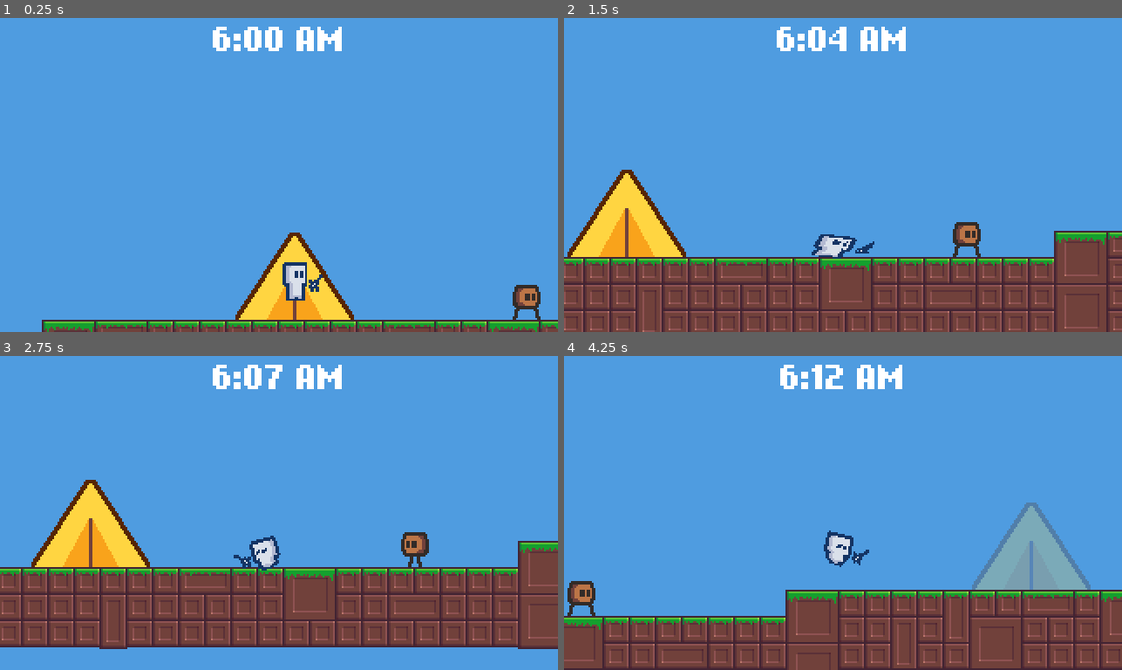
Above: before the commit, frames 1-4 (two rows, left to right).
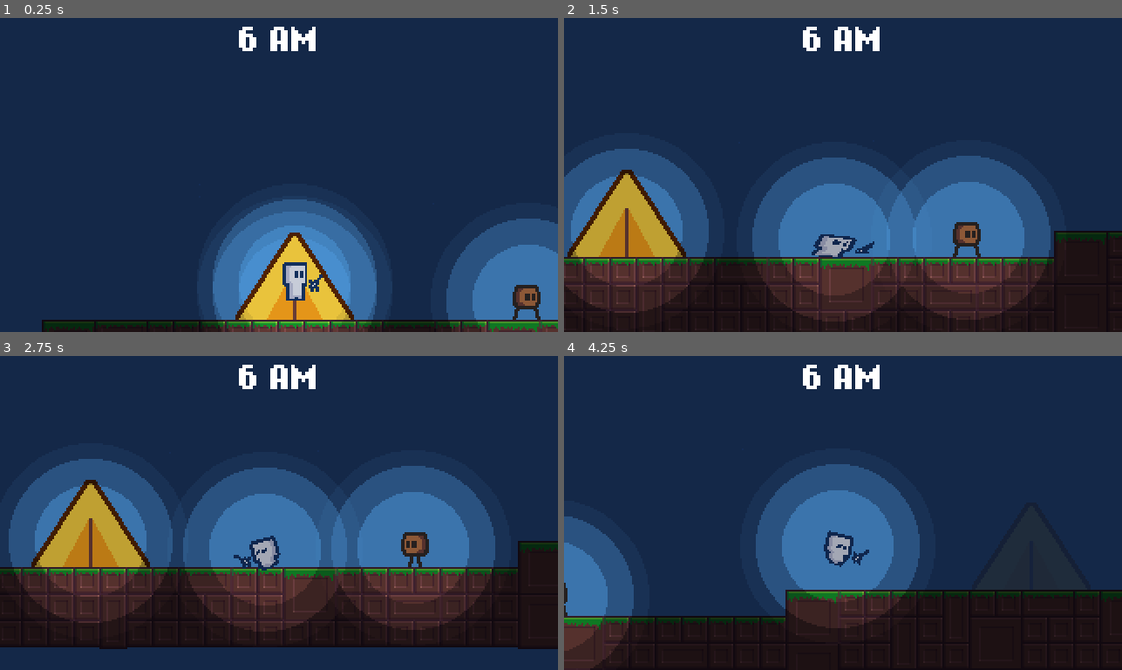
Above: after the commit, the same moments.

Repository: HelamanWarrior/Godot-Wild-Jam-24
Game: Godot game, scene res://Scenes/World.tscn
The game is run twice, just before and just after one commit, with the same random seed, the same clock (stepped at 60 frames per second) and the same inputs.
Inputs:
- Up to frame 1 (0.25 s): no input
- Up to frame 2 (1.5 s): hold D (right) from 0.53 s (still down); tap Shift (attack) at 0.6, 1.35 s; tap W (jump) at 0.77 s
- Up to frame 3 (2.75 s): tap W (jump) at 1.52 s; release D (right) at 2.03 s; hold A (left) from 2.03 s (still down); tap Shift (attack) at 2.1 s
- Up to frame 4 (4.25 s): release A (left) at 2.78 s; hold D (right) from 2.78 s (still down); tap Shift (attack) at 2.85, 3.6 s; tap W (jump) at 3.02, 3.77 s

The runs differ from the first frame. In frame 1, 94% of the frame differs, in the area x 0-100%, y 0-100%; in frame 2, 97%; in frame 3, 97%; in frame 4, 99%.
Error after the commit: Invalid operands 'Vector2' and 'float' in operator '<'. (res://Scripts/Enemy_spider.gd:32)

Commit message:
New Stuff

Diff:
--- a/Scenes/Enemy.tscn
+++ b/Scenes/Enemy.tscn
@@ -1,4 +1,7 @@
-[gd_scene load_steps=3 format=2]
+[gd_scene load_steps=5 format=2]
+
+[ext_resource path="res://Shaders/White_texture.tres" type="Material" id=1]
+[ext_resource path="res://Textures/Light.png" type="Texture" id=2]
 
 [sub_resource type="RectangleShape2D" id=1]
 extents = Vector2( 8, 10 )
@@ -13,10 +16,12 @@
 [node name="Sprite_pivot" type="Node2D" parent="."]
 
 [node name="Sprite" type="Sprite" parent="Sprite_pivot"]
+material = ExtResource( 1 )
 position = Vector2( 0, -11 )
 hframes = 8
 
 [node name="CollisionShape2D" type="CollisionShape2D" parent="."]
+visible = false
 position = Vector2( 0, -11 )
 shape = SubResource( 1 )
 
@@ -25,6 +30,7 @@
 ]]
 
 [node name="CollisionShape2D" type="CollisionShape2D" parent="Hitbox"]
+visible = false
 position = Vector2( 0, -11 )
 shape = SubResource( 2 )
 
@@ -38,6 +44,10 @@
 [node name="AnimationPlayer" type="AnimationPlayer" parent="."]
 
 [node name="Tween" type="Tween" parent="."]
+
+[node name="Light2D" type="Light2D" parent="."]
+texture = ExtResource( 2 )
+mode = 2
 [connection signal="area_entered" from="Hitbox" to="." method="_on_Hitbox_area_entered"]
 [connection signal="timeout" from="Knockback_recovery" to="." method="_on_Knockback_recovery_timeout"]
 [connection signal="timeout" from="Hit_flash_timer" to="." method="_on_Hit_flash_timer_timeout"]
--- a/Scenes/Enemy_spider.tscn
+++ b/Scenes/Enemy_spider.tscn
@@ -6,19 +6,32 @@
 [ext_resource path="res://Animations/Enemy_spider_idle.tres" type="Animation" id=4]
 [ext_resource path="res://Scripts/Enemy_spider.gd" type="Script" id=5]
 
+[sub_resource type="Shader" id=1]
+code = "shader_type canvas_item;
+
+uniform float whitening;
+
+void fragment() {
+    vec4 texture_color = texture(TEXTURE, UV);
+    COLOR = vec4(mix(texture_color.rgb, vec3(1,1,1), whitening), texture_color.a);
+}"
+
+[sub_resource type="ShaderMaterial" id=2]
+resource_local_to_scene = true
+shader = SubResource( 1 )
+shader_param/whitening = 0.0
+
 [node name="Enemy_spider" instance=ExtResource( 1 )]
-position = Vector2( 0, 1.52959e+06 )
 script = ExtResource( 5 )
 
 [node name="Sprite" parent="Sprite_pivot" index="0"]
+material = SubResource( 2 )
 texture = ExtResource( 2 )
 
 [node name="CollisionShape2D" parent="." index="1"]
-visible = false
 position = Vector2( -1, -11 )
 
 [node name="CollisionShape2D" parent="Hitbox" index="0"]
-visible = false
 position = Vector2( -1, -11 )
 
 [node name="AnimationPlayer" parent="." index="5"]
@@ -27,3 +40,6 @@
 
 [node name="End_location_point" type="Position2D" parent="." index="7"]
 position = Vector2( 0, -1369.38 )
+
+[node name="Light2D" parent="." index="8"]
+position = Vector2( 0, -12 )
--- a/Scenes/Player.tscn
+++ b/Scenes/Player.tscn
@@ -1,9 +1,13 @@
-[gd_scene load_steps=10 format=2]
+[gd_scene load_steps=16 format=2]
 
 [ext_resource path="res://Textures/Player.png" type="Texture" id=1]
 [ext_resource path="res://Scripts/Player.gd" type="Script" id=2]
 [ext_resource path="res://Textures/Player_run.png" type="Texture" id=3]
 [ext_resource path="res://Textures/Player_attack.png" type="Texture" id=4]
+[ext_resource path="res://Textures/Player_2.png" type="Texture" id=5]
+[ext_resource path="res://Textures/Player_2_run.png" type="Texture" id=6]
+[ext_resource path="res://Shaders/White_texture.tres" type="Material" id=7]
+[ext_resource path="res://Textures/Light.png" type="Texture" id=8]
 
 [sub_resource type="RectangleShape2D" id=1]
 extents = Vector2( 6, 8 )
@@ -12,7 +16,7 @@
 extents = Vector2( 5, 6 )
 
 [sub_resource type="Animation" id=3]
-resource_name = "Player_attack"
+resource_name = "father_attack"
 length = 0.6
 tracks/0/type = "value"
 tracks/0/path = NodePath("Sprite_pivot/Sprite:texture")
@@ -78,7 +82,7 @@
 }
 
 [sub_resource type="Animation" id=4]
-resource_name = "Player_idle"
+resource_name = "father_idle"
 length = 0.1
 loop = true
 tracks/0/type = "value"
@@ -117,9 +121,21 @@
 "update": 1,
 "values": [ 1 ]
 }
+tracks/3/type = "value"
+tracks/3/path = NodePath("AnimationPlayer:playback_speed")
+tracks/3/interp = 1
+tracks/3/loop_wrap = true
+tracks/3/imported = false
+tracks/3/enabled = true
+tracks/3/keys = {
+"times": PoolRealArray( 0 ),
+"transitions": PoolRealArray( 1 ),
+"update": 0,
+"values": [ 0.75 ]
+}
 
 [sub_resource type="Animation" id=5]
-resource_name = "Player_run"
+resource_name = "father_run"
 length = 0.3
 loop = true
 tracks/0/type = "value"
@@ -145,6 +161,112 @@
 "transitions": PoolRealArray( 1 ),
 "update": 1,
 "values": [ ExtResource( 3 ) ]
+}
+tracks/2/type = "value"
+tracks/2/path = NodePath("Sprite_pivot/Sprite:frame")
+tracks/2/interp = 1
+tracks/2/loop_wrap = true
+tracks/2/imported = false
+tracks/2/enabled = true
+tracks/2/keys = {
+"times": PoolRealArray( 0, 0.1, 0.2 ),
+"transitions": PoolRealArray( 1, 1, 1 ),
+"update": 1,
+"values": [ 0, 1, 2 ]
+}
+tracks/3/type = "value"
+tracks/3/path = NodePath("AnimationPlayer:playback_speed")
+tracks/3/interp = 1
+tracks/3/loop_wrap = true
+tracks/3/imported = false
+tracks/3/enabled = true
+tracks/3/keys = {
+"times": PoolRealArray( 0 ),
+"transitions": PoolRealArray( 1 ),
+"update": 0,
+"values": [ 0.75 ]
+}
+
+[sub_resource type="Animation" id=6]
+resource_name = "mother_idle"
+length = 0.1
+loop = true
+tracks/0/type = "value"
+tracks/0/path = NodePath("Sprite_pivot/Sprite:texture")
+tracks/0/interp = 1
+tracks/0/loop_wrap = true
+tracks/0/imported = false
+tracks/0/enabled = true
+tracks/0/keys = {
+"times": PoolRealArray( 0 ),
+"transitions": PoolRealArray( 1 ),
+"update": 1,
+"values": [ ExtResource( 5 ) ]
+}
+tracks/1/type = "value"
+tracks/1/path = NodePath("Sprite_pivot/Sprite:frame")
+tracks/1/interp = 1
+tracks/1/loop_wrap = true
+tracks/1/imported = false
+tracks/1/enabled = true
+tracks/1/keys = {
+"times": PoolRealArray( 0 ),
+"transitions": PoolRealArray( 1 ),
+"update": 1,
+"values": [ 0 ]
+}
+tracks/2/type = "value"
+tracks/2/path = NodePath("Sprite_pivot/Sprite:hframes")
+tracks/2/interp = 1
+tracks/2/loop_wrap = true
+tracks/2/imported = false
+tracks/2/enabled = true
+tracks/2/keys = {
+"times": PoolRealArray( 0 ),
+"transitions": PoolRealArray( 1 ),
+"update": 1,
+"values": [ 1 ]
+}
+tracks/3/type = "value"
+tracks/3/path = NodePath("AnimationPlayer:playback_speed")
+tracks/3/interp = 1
+tracks/3/loop_wrap = true
+tracks/3/imported = false
+tracks/3/enabled = true
+tracks/3/keys = {
+"times": PoolRealArray( 0 ),
+"transitions": PoolRealArray( 1 ),
+"update": 0,
+"values": [ 0.75 ]
+}
+
+[sub_resource type="Animation" id=7]
+resource_name = "mother_run"
+length = 0.3
+loop = true
+tracks/0/type = "value"
+tracks/0/path = NodePath("Sprite_pivot/Sprite:texture")
+tracks/0/interp = 1
+tracks/0/loop_wrap = true
+tracks/0/imported = false
+tracks/0/enabled = true
+tracks/0/keys = {
+"times": PoolRealArray( 0 ),
+"transitions": PoolRealArray( 1 ),
+"update": 1,
+"values": [ ExtResource( 6 ) ]
+}
+tracks/1/type = "value"
+tracks/1/path = NodePath("Sprite_pivot/Sprite:hframes")
+tracks/1/interp = 1
+tracks/1/loop_wrap = true
+tracks/1/imported = false
+tracks/1/enabled = true
+tracks/1/keys = {
+"times": PoolRealArray( 0 ),
+"transitions": PoolRealArray( 1 ),
+"update": 1,
+"values": [ 3 ]
 }
 tracks/2/type = "value"
 tracks/2/path = NodePath("Sprite_pivot/Sprite:frame")
@@ -179,6 +301,7 @@
 [node name="Sprite_pivot" type="Node2D" parent="."]
 
 [node name="Sprite" type="Sprite" parent="Sprite_pivot"]
+material = ExtResource( 7 )
 position = Vector2( 0, -10 )
 texture = ExtResource( 4 )
 hframes = 6
@@ -201,9 +324,11 @@
 
 [node name="AnimationPlayer" type="AnimationPlayer" parent="."]
 playback_speed = 1.5
-anims/Player_attack = SubResource( 3 )
-anims/Player_idle = SubResource( 4 )
-anims/Player_run = SubResource( 5 )
+anims/father_attack = SubResource( 3 )
+anims/father_idle = SubResource( 4 )
+anims/father_run = SubResource( 5 )
+anims/mother_idle = SubResource( 6 )
+anims/mother_run = SubResource( 7 )
 
 [node name="Knockback_recovery" type="Timer" parent="."]
 wait_time = 0.5
@@ -212,6 +337,11 @@
 [node name="Hit_flash_timer" type="Timer" parent="."]
 wait_time = 0.1
 one_shot = true
+
+[node name="Light2D" type="Light2D" parent="."]
+position = Vector2( 0, -10 )
+texture = ExtResource( 8 )
+mode = 2
 [connection signal="area_entered" from="Hitbox" to="." method="_on_Hitbox_area_entered"]
 [connection signal="animation_finished" from="AnimationPlayer" to="." method="_on_AnimationPlayer_animation_finished"]
 [connection signal="timeout" from="Knockback_recovery" to="." method="_on_Knockback_recovery_timeout"]
--- a/Scenes/Tent.tscn
+++ b/Scenes/Tent.tscn
@@ -1,7 +1,8 @@
-[gd_scene load_steps=3 format=2]
+[gd_scene load_steps=4 format=2]
 
 [ext_resource path="res://Scripts/Tent.gd" type="Script" id=1]
 [ext_resource path="res://Textures/Tent.png" type="Texture" id=2]
+[ext_resource path="res://Textures/Light.png" type="Texture" id=3]
 
 [node name="Tent" type="Sprite" groups=[
 "Tent",
@@ -9,3 +10,8 @@
 z_index = -1
 texture = ExtResource( 2 )
 script = ExtResource( 1 )
+
+[node name="Light2D" type="Light2D" parent="."]
+position = Vector2( 0, 15 )
+texture = ExtResource( 3 )
+mode = 2
--- a/Scenes/World.tscn
+++ b/Scenes/World.tscn
@@ -17,6 +17,8 @@
 [ext_resource path="res://Animations/Enemy_spider_idle.tres" type="Animation" id=15]
 [ext_resource path="res://Textures/Player.png" type="Texture" id=16]
 [ext_resource path="res://Scripts/Time_cycle_color.gd" type="Script" id=17]
+[ext_resource path="res://Textures/Player_2.png" type="Texture" id=18]
+[ext_resource path="res://Textures/Background_color.png" type="Texture" id=19]
 
 [sub_resource type="Gradient" id=10]
 offsets = PoolRealArray( 0.212928, 0.463878, 0.547529, 0.718631, 0.984791 )
@@ -219,7 +221,6 @@
 [node name="World" type="Node2D"]
 
 [node name="Time_cycle_color" type="CanvasModulate" parent="."]
-visible = false
 script = ExtResource( 17 )
 gradient_time_cycle = SubResource( 10 )
 
@@ -228,6 +229,14 @@
 current = true
 smoothing_enabled = true
 script = ExtResource( 8 )
+
+[node name="Background_color" type="Sprite" parent="Camera"]
+z_index = -5
+texture = ExtResource( 19 )
+centered = false
+offset = Vector2( -320, -180 )
+region_enabled = true
+region_rect = Rect2( 0, 0, 800, 400 )
 
 [node name="TileMap" type="TileMap" parent="."]
 z_index = 1
@@ -305,7 +314,7 @@
 margin_top = -90.0
 margin_right = 40.0
 margin_bottom = 90.0
-texture = ExtResource( 16 )
+texture = ExtResource( 18 )
 stretch_mode = 6
 __meta__ = {
 "_edit_use_anchors_": false
--- a/Scripts/Enemy_core.gd
+++ b/Scripts/Enemy_core.gd
@@ -21,6 +21,7 @@
 onready var sprite: Sprite = $Sprite_pivot/Sprite
 onready var hit_flash_timer: Timer = $Hit_flash_timer
 onready var animation_player: AnimationPlayer = $AnimationPlayer
+onready var light: Light2D = $Light2D
 
 enum directions {
 	LEFT,
@@ -85,7 +86,7 @@
 
 		current_health -= area.damage
 
-		sprite.modulate = Color(10,10,10,10)
+		sprite.material.set_shader_param("whitening", 1)
 		hit_flash_timer.start()
 
 		is_knocked_back = true
@@ -94,4 +95,4 @@
 	is_knocked_back = false
 
 func _on_Hit_flash_timer_timeout() -> void:
-	sprite.modulate = Color(1,1,1,1)
+	sprite.material.set_shader_param("whitening", 0)
--- a/Scripts/Enemy_spider.gd
+++ b/Scripts/Enemy_spider.gd
@@ -29,5 +29,5 @@
 			velocity.x = -1
 			sprite.flip_h = true
 
-			if global_position.x < start_location.x:
+			if global_position < start_location.x:
 				current_location = locations.START
--- a/Scripts/Player.gd
+++ b/Scripts/Player.gd
@@ -25,6 +25,8 @@
 	LEFT,
 	RIGHT
 }
+
+var current_role: String = "father"
 
 onready var sprite_pivot: Node2D = $Sprite_pivot
 onready var sprite: Sprite = $Sprite_pivot/Sprite
@@ -74,7 +76,7 @@
 
 	if velocity.x != 0:
 		if not is_attacking:
-			animation_player.play("Player_run")
+			animation_player.play(current_role + "_run")
 		sprite.rotation_degrees = lerp(sprite.rotation_degrees, velocity.x * move_angle, delta * 8)
 
 		if velocity.x == 1:
@@ -84,15 +86,15 @@
 			sprite.flip_h = true
 			direction = directions.LEFT
 	else:
-		if animation_player.current_animation != "Player_attack":
-			animation_player.play("Player_idle")
+		if animation_player.current_animation != "father_attack":
+			animation_player.play(current_role + "_idle")
 		sprite.rotation_degrees = lerp(sprite.rotation_degrees, 0, delta * 8)
 
 	if Input.is_action_pressed("jump") and is_on_floor():
 		velocity.y = -jump_speed
 
-	if Input.is_action_just_pressed("attack"):
-		animation_player.play("Player_attack")
+	if Input.is_action_just_pressed("attack") and current_role == "father":
+		animation_player.play("father_attack")
 		is_attacking = true
 
 		if direction == directions.RIGHT:
@@ -116,15 +118,14 @@
 		attack_hitbox_instance.damage = damage
 
 func _on_AnimationPlayer_animation_finished(anim_name: String) -> void:
-	if anim_name == "Player_attack":
-		animation_player.play("Player_idle")
+	if anim_name == "father_attack":
 		is_attacking = false
 
 func _on_Hitbox_area_entered(area: Area2D) -> void:
 	if area.is_in_group("Enemy") and not is_knocked_back:
 		current_health -= 1
 
-		modulate = Color(10,10,10,10)
+		sprite.material.set_shader_param("whitening", 1)
 		hit_flash_timer.start()
 
 		knockback_recovery.start()
@@ -144,4 +145,4 @@
 	is_knocked_back = false
 
 func _on_Hit_flash_timer_timeout() -> void:
-	modulate = Color(1,1,1,1)
+	sprite.material.set_shader_param("whitening", 0)
--- a/Scripts/Singletons/Global.gd
+++ b/Scripts/Singletons/Global.gd
@@ -32,13 +32,13 @@
 func _on_Time_pass_timer_timeout() -> void:
 	if time_minutes < 59:
 		time_minutes += 1
+
+		if Global.time_cycle_color != null:
+			Global.time_cycle_color.update_colors()
 	else:
 		time_hours += 1
 		raw_time_hours += 1
 		time_minutes = 0
-
-		if Global.time_cycle_color != null:
-			Global.time_cycle_color.update_colors()
 
 	if time_hours > 12:
 		time_hours = 1
--- a/Scripts/Tent.gd
+++ b/Scripts/Tent.gd
@@ -9,11 +9,14 @@
 var tent_interact_texture: Texture = load("res://Textures/Tent_interact.png")
 var tent_default_texture: Texture = texture
 
+onready var light: Light2D = $Light2D
+
 func _ready() -> void:
 	if current_tent:
 		Global.instance_node_at_location(player, get_tree().current_scene, global_position)
 	else:
 		modulate.a = 0.25
+		light.enabled = false
 
 func _process(delta: float) -> void:
 	if not current_tent:
@@ -45,6 +48,8 @@
 	if enable:
 		current_tent = true
 		modulate.a = 1
+		light.enabled = true
 	else:
 		current_tent = false
 		modulate.a = 0.25
+		light.enabled = false
--- a/Scripts/Time.gd
+++ b/Scripts/Time.gd
@@ -1,12 +1,7 @@
 extends Label
 
 func _process(_delta: float) -> void:
-	text = str(Global.time_hours) + ":"
-
-	if str(Global.time_minutes).length() <= 1:
-		text += "0" + str(Global.time_minutes)
-	else:
-		text += str(Global.time_minutes)
+	text = str(Global.time_hours)
 
 	if Global.is_afternoon:
 		text += " PM"
--- /dev/null
+++ b/Shaders/White_texture.tres
@@ -0,0 +1,16 @@
+[gd_resource type="ShaderMaterial" load_steps=2 format=2]
+
+[sub_resource type="Shader" id=1]
+code = "shader_type canvas_item;
+
+uniform float whitening;
+
+void fragment() {
+    vec4 texture_color = texture(TEXTURE, UV);
+    COLOR = vec4(mix(texture_color.rgb, vec3(1,1,1), whitening), texture_color.a);
+}"
+
+[resource]
+resource_local_to_scene = true
+shader = SubResource( 1 )
+shader_param/whitening = 0.0
Not shown: 1 places in Scenes/Enemy_spider.tscn that only renumber resources
Not shown: 1 places in Scenes/World.tscn that only renumber resources
Binary file added: Textures/Background_color.png
Not shown, added: Textures/Background_color.png.import
Binary file added: Textures/Light.png
Not shown, added: Textures/Light.png.import
